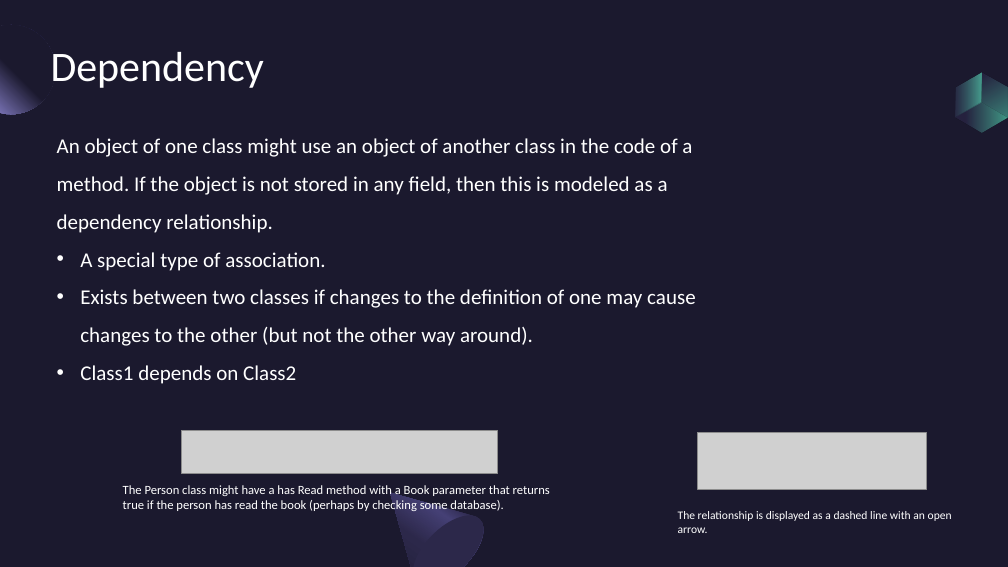
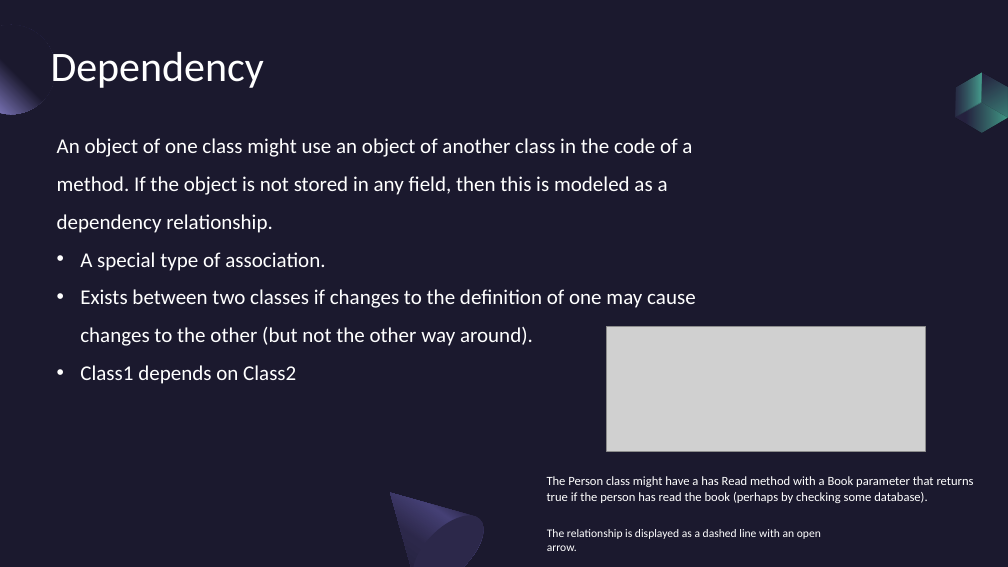
Before and after one commit to draidyn/ATMApplication, a slide deck: slide 21 of FinalPresentationClassDiagram.pptx (slide 20 before the commit). Drawn at 1008x567 pixels with LibreOffice and Linux fonts; fonts in the diff are those of the drawing; grey boxes stand for pictures. Boxes give left, top, right and bottom in pixels: in the first picture for what was removed or moved away, otherwise in the second. Text is boxed around its words. In the diff, an @@ line names an element or a change of style, - is before the commit and + after.

Commit message:
Modified the presentation based on feedback from Prof and made new class diagram with changes

```diff
--- a/FinalPresentationClassDiagram.pptx
+++ b/FinalPresentationClassDiagram.pptx
@@ picture added at (607, 327, 926, 452) @@
@@ picture removed at (181, 431, 498, 474) @@
@@ picture removed at (698, 433, 927, 489) @@
@@ text "The Person class might have ...": place and size @@
-text "The Person class might have ..." at (123, 484, 550, 513)
+text "The Person class might have ..." at (547, 476, 974, 503)
@@ text "The relationship is displayed as ...": place and size @@
-text "The relationship is displayed as ..." at (678, 511, 952, 533)
+text "The relationship is displayed as ..." at (547, 529, 821, 551)
```
Also in this commit, not shown: 2 other slides changed, 2 slides added, 2 other files.
